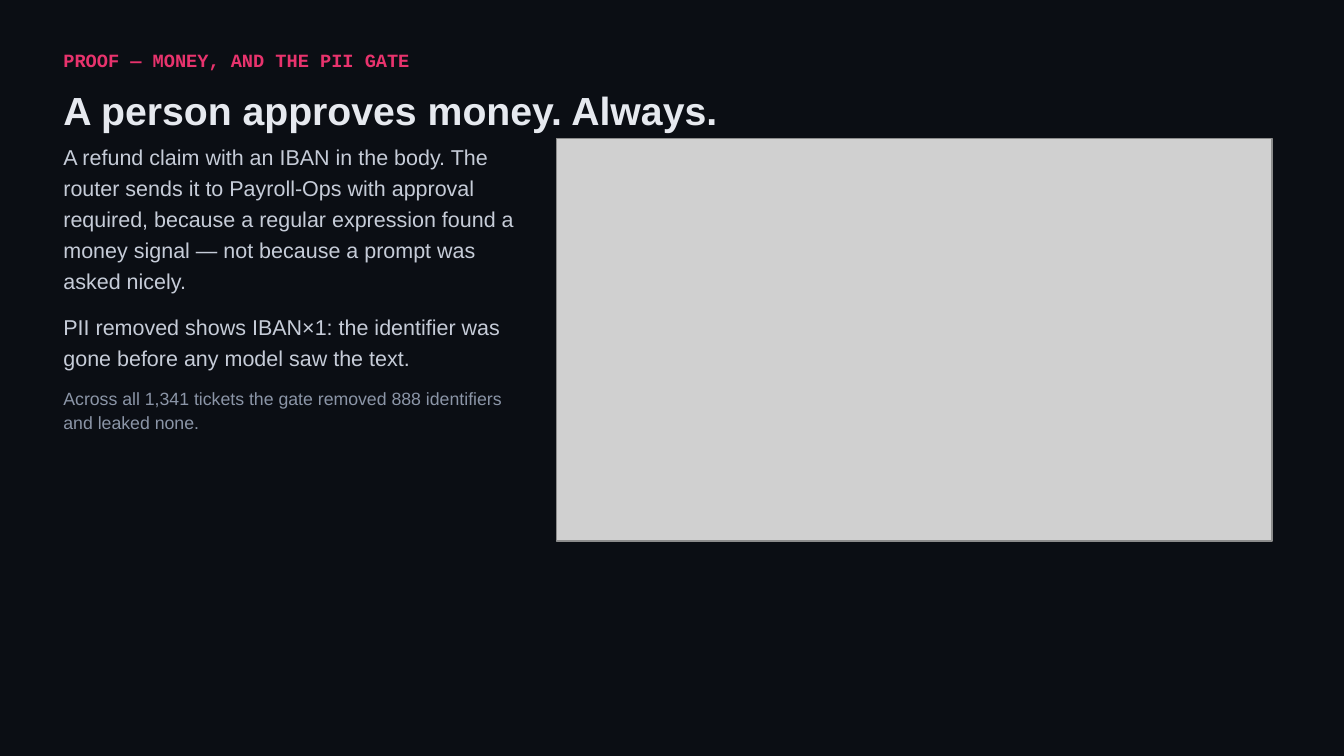
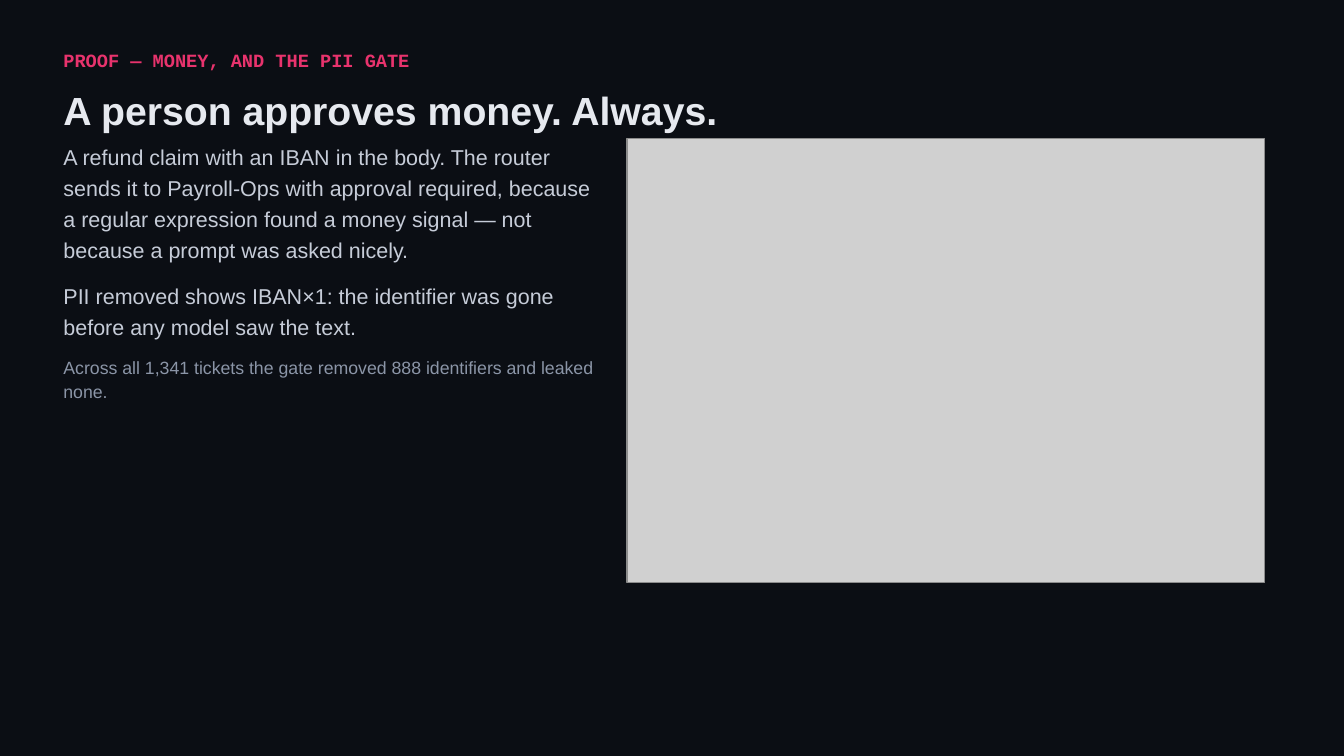
Before and after one commit to shivam-25/ramco-payce-pilot, a slide deck: slide 10 of docs/ramco-payce-pilot.pptx. Drawn at 1344x756 pixels with LibreOffice and Linux fonts; fonts in the diff are those of the drawing; grey boxes stand for pictures. Boxes give left, top, right and bottom in pixels: in the first picture for what was removed or moved away, otherwise in the second. Text is boxed around its words. In the diff, an @@ line names an element or a change of style, - is before the commit and + after.

```diff
--- a/docs/ramco-payce-pilot.pptx
+++ b/docs/ramco-payce-pilot.pptx
@@ text "A refund claim with an ..." rewrapped from [63,149,514,294] to [63,149,590,263] @@
@@ picture: place and size @@
-picture at [556,138,1273,542]
+picture at [628,138,1265,582]
@@ text "PII removed shows IBAN×1: the ..." rewrapped from [63,319,500,371] to [63,288,554,340] @@
@@ text "Across all 1,341 tickets the ..." rewrapped from [63,392,502,429] to [63,361,593,398] @@
```
Also in this commit, not shown: 5 other slides changed, 13 other files.
